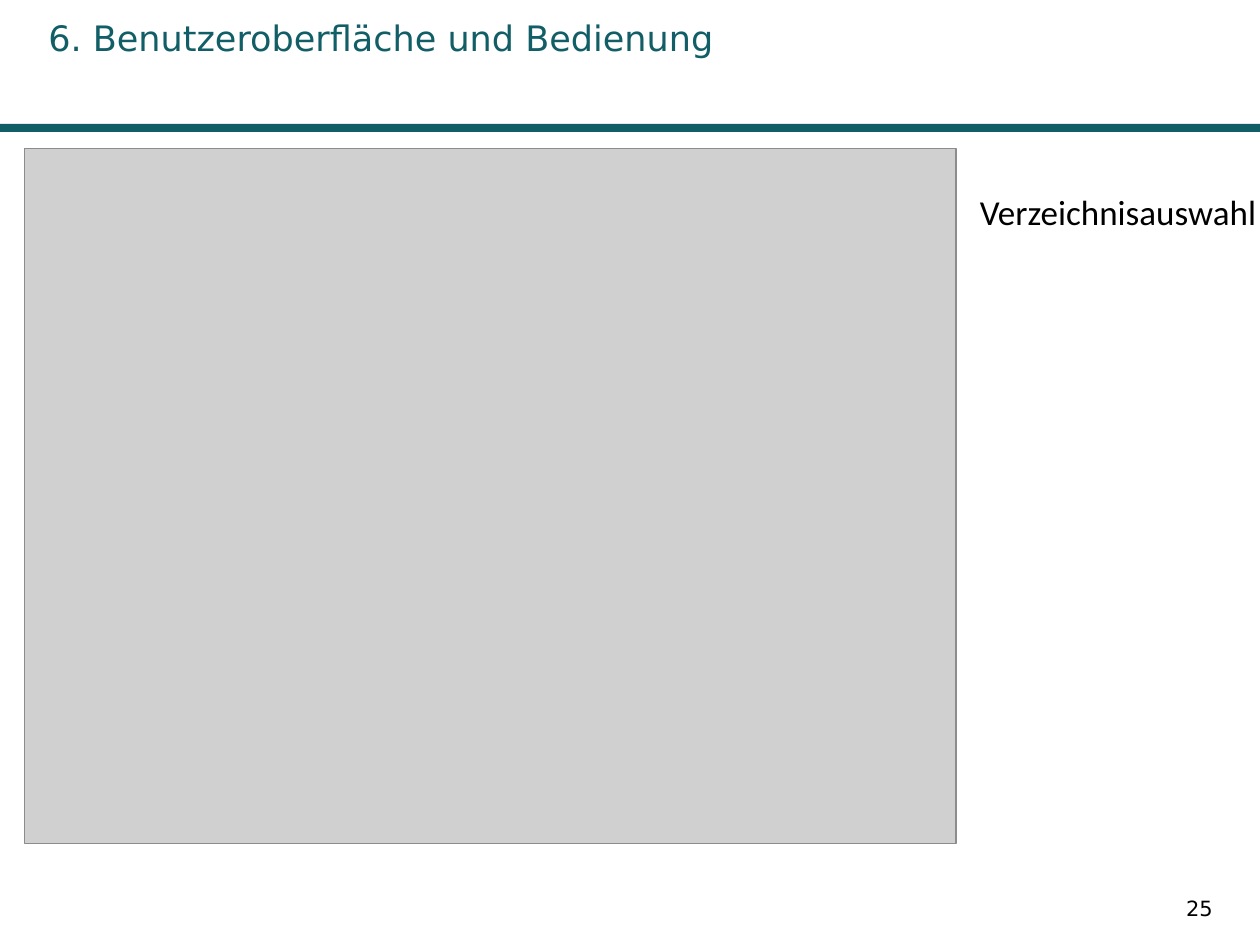
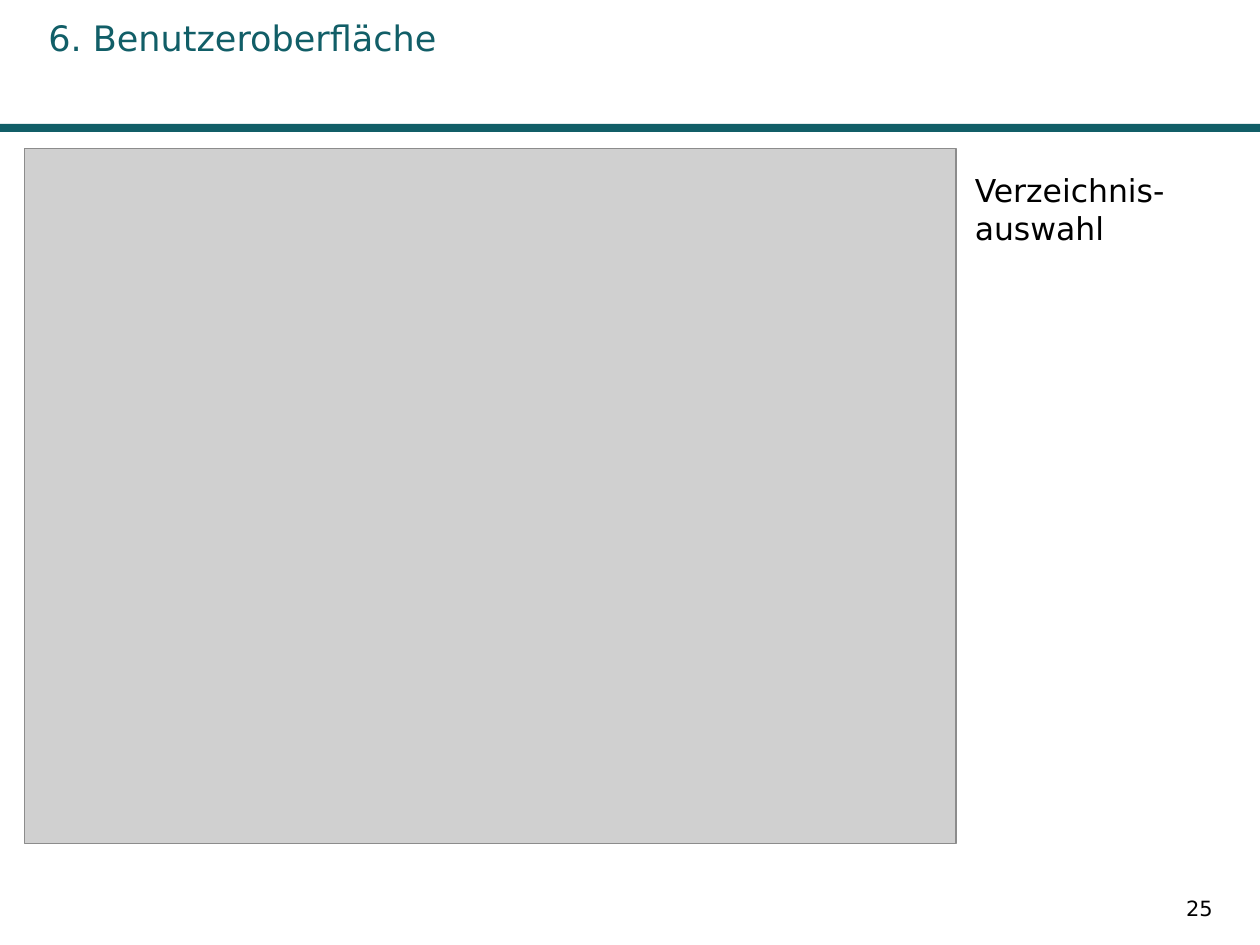
Before and after one commit to AnnikaK/SuchTool, a slide deck: slide 25 of Praesentation/Praesi.pptx. Drawn at 1260x945 pixels with LibreOffice and Linux fonts; fonts in the diff are those of the drawing; grey boxes stand for pictures; background and template pictures are left out. Boxes give left, top, right and bottom in pixels: in the first picture for what was removed or moved away, otherwise in the second. Text is boxed around its words. In the diff, an @@ line names an element or a change of style, - is before the commit and + after.

```diff
--- a/Praesentation/Praesi.pptx
+++ b/Praesentation/Praesi.pptx
@@ title at [48, 24, 437, 52]: text changed @@
-6. Benutzeroberfläche und Bedienung
+6. Benutzeroberfläche
@@ text at [975, 178, 1165, 241]: text changed; size 20 to 18 pt; font Calibri to DejaVu Sans @@
-Verzeichnisauswahl
+Verzeichnis-auswahl
```
Also in this commit, not shown: 31 other slides changed, 2 slides added, 3 slides removed, 12 other files.
